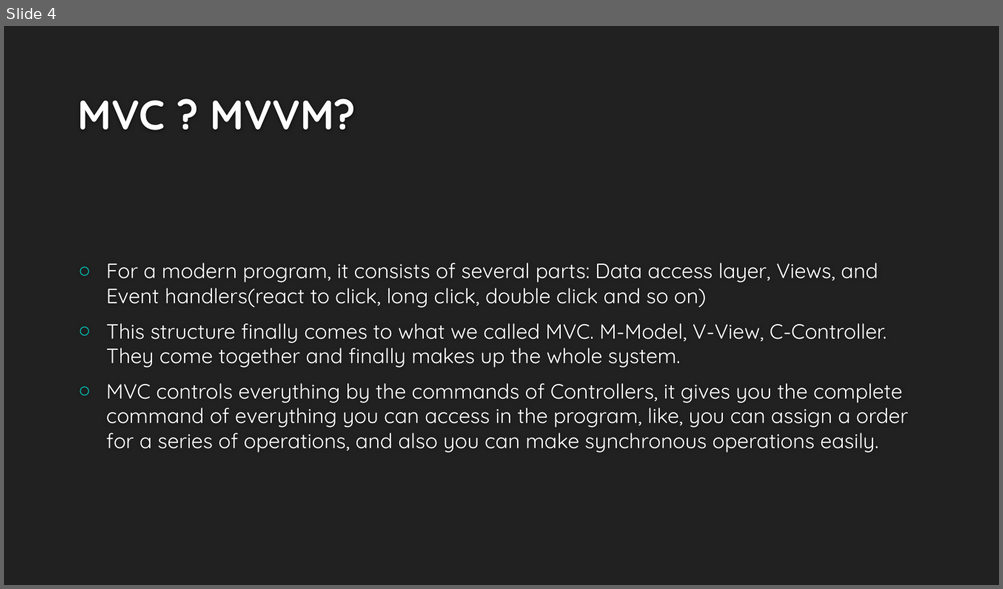
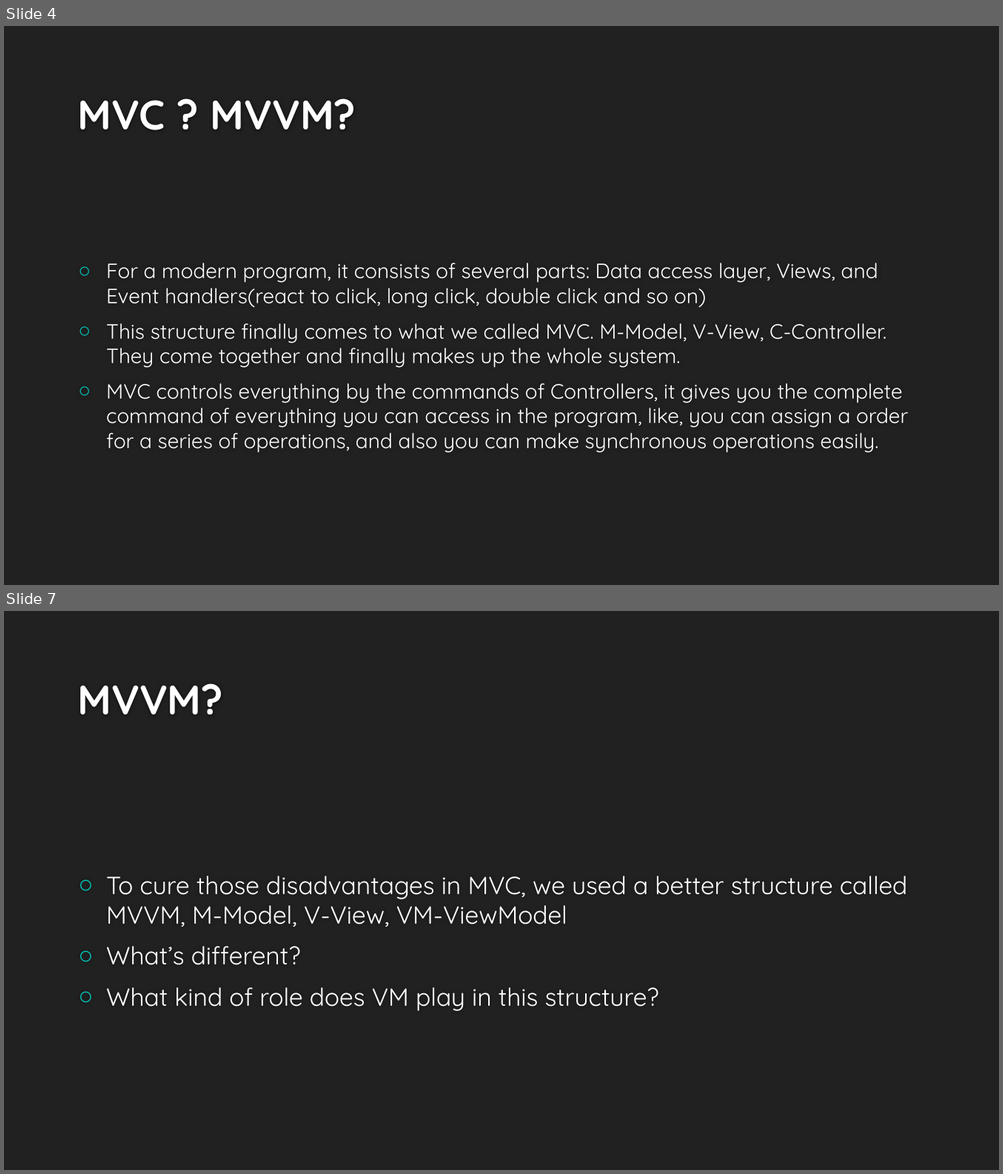
Before and after one commit to czf0613/android-tutorial, a slide deck: ppt/MVVM in Application programming.pptx. Shown one above the other, each under a label of ours: slide 4 before the commit, slides 4 and 7 after it; the slides between them are not shown. The pictures are 1003x589 and 1003x1174 pixels, drawn with LibreOffice and Linux fonts; fonts in the diff are those of the drawing; background and template pictures are left out. Boxes give left, top, right and bottom in pixels: in the first picture for what was removed or moved away, otherwise in the second. Text is boxed around its words. In the diff, an @@ line names an element or a change of style, - is before the commit and + after.

Commit message:
update MVVM

```diff
--- a/ppt/MVVM in Application programming.pptx
+++ b/ppt/MVVM in Application programming.pptx
@@ slide 7 added at <box>4,611,999,1170</box>, background #212121 @@
@@ title added at <box>77,684,223,715</box>, 40 pt, text #FEFEFE, bold @@
+MVVM?
@@ text added at <box>106,876,908,1011</box>, 24 pt, text #FFFFFF @@
+○ To cure those disadvantages in MVC, we used a better structure called MVVM, M-Model, V-View, VM-ViewModel
+○ What’s different?
+○ What kind of role does VM play in this structure?
```
Also in this commit, not shown: 2 slides changed, 4 other slides added, 1 slide removed.
